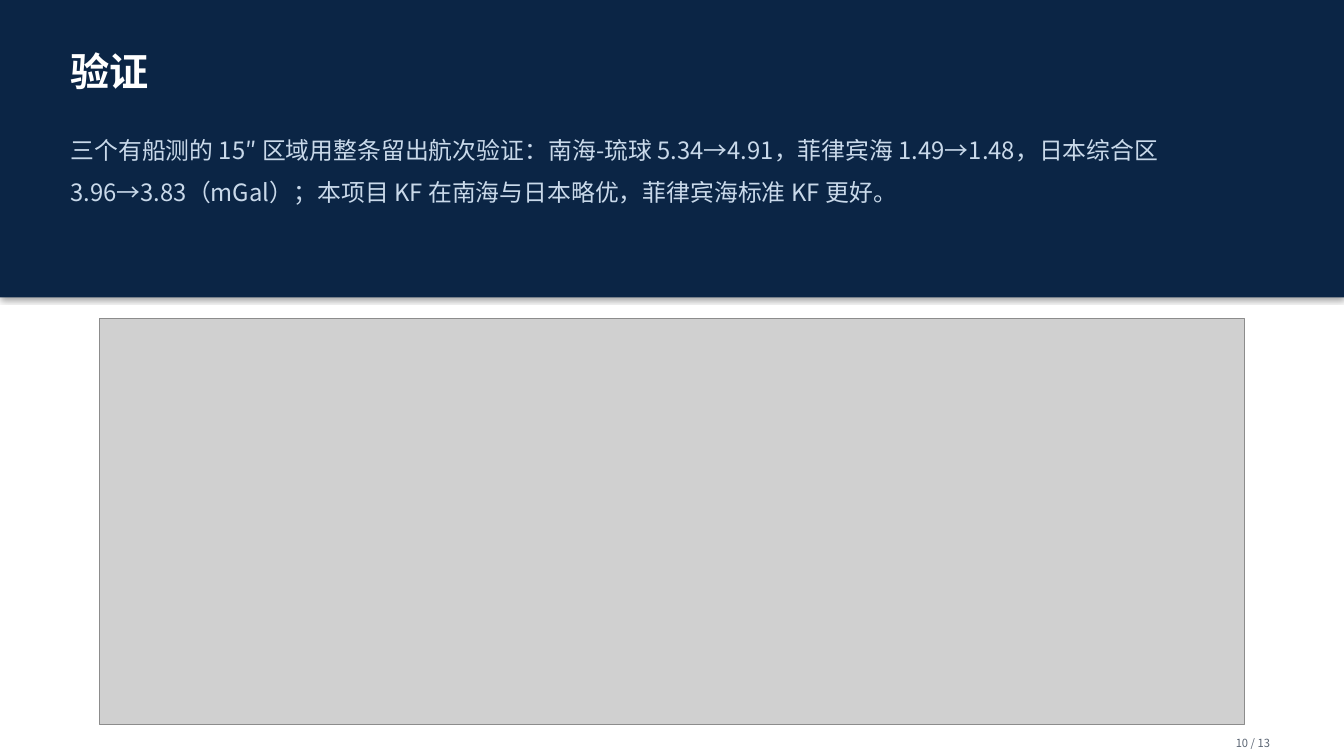
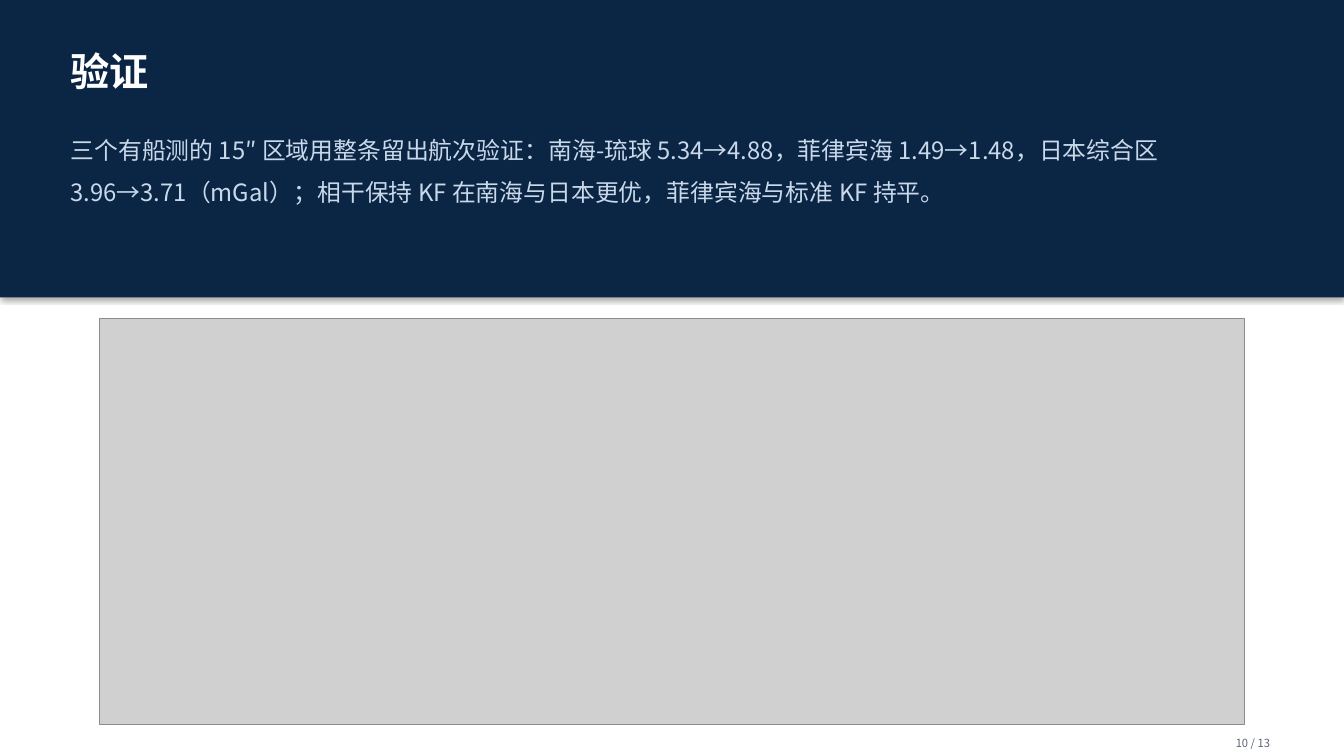
Before and after one commit to shuyunkai/kalman_gravity, a slide deck: slide 10 of ppt/汇报_新结构_13页.pptx. Drawn at 1344x756 pixels with LibreOffice and Linux fonts; fonts in the diff are those of the drawing; grey boxes stand for pictures. Boxes give left, top, right and bottom in pixels: in the first picture for what was removed or moved away, otherwise in the second. Text is boxed around its words. In the diff, an @@ line names an element or a change of style, - is before the commit and + after.

```diff
--- a/ppt/汇报_新结构_13页.pptx
+++ b/ppt/汇报_新结构_13页.pptx
@@ text at (71,139,1159,205): text changed @@
-三个有船测的 15″ 区域用整条留出航次验证：南海-琉球 5.34→4.91，菲律宾海 1.49→1.48，日本综合区 3.96→3.83（mGal）；本项目 KF 在南海与日本略优，菲律宾海标准 KF 更好。
+三个有船测的 15″ 区域用整条留出航次验证：南海-琉球 5.34→4.88，菲律宾海 1.49→1.48，日本综合区 3.96→3.71（mGal）；相干保持 KF 在南海与日本更优，菲律宾海与标准 KF 持平。
```
Also in this commit, not shown: 3 other slides changed, 4 other files.
